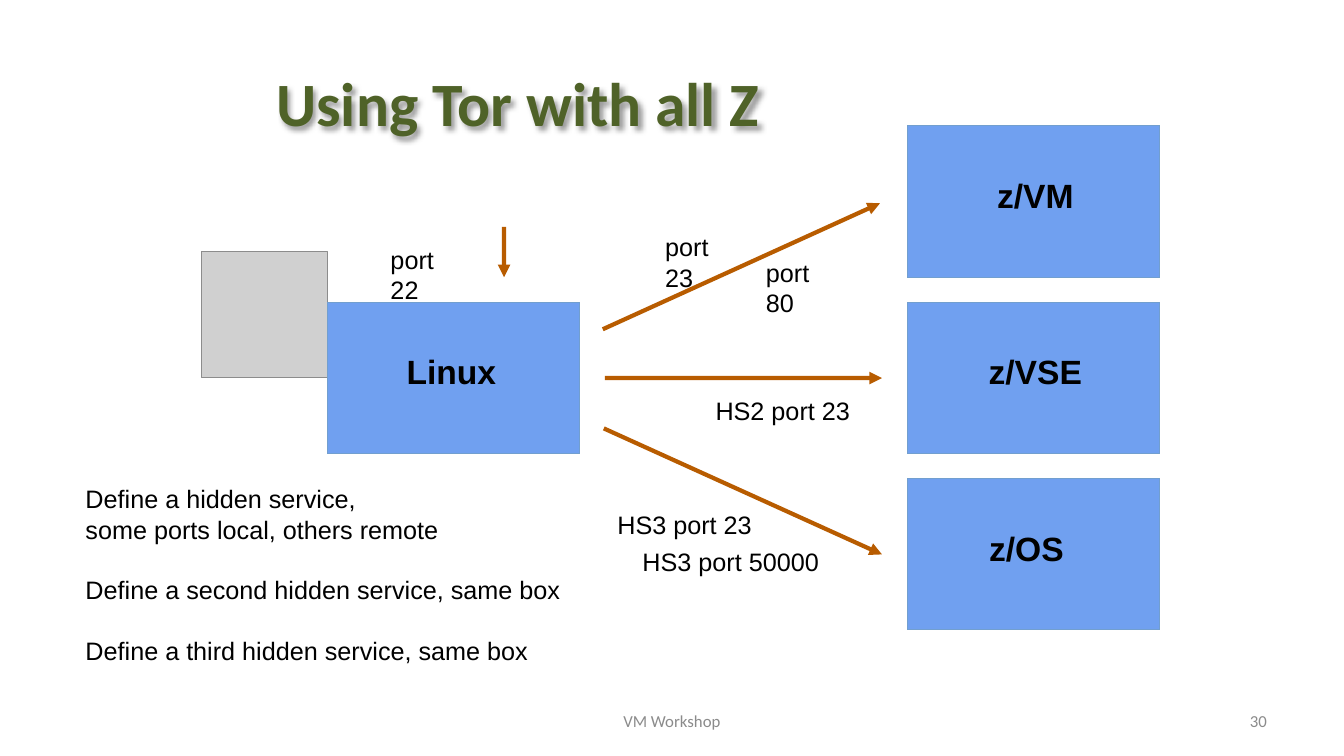
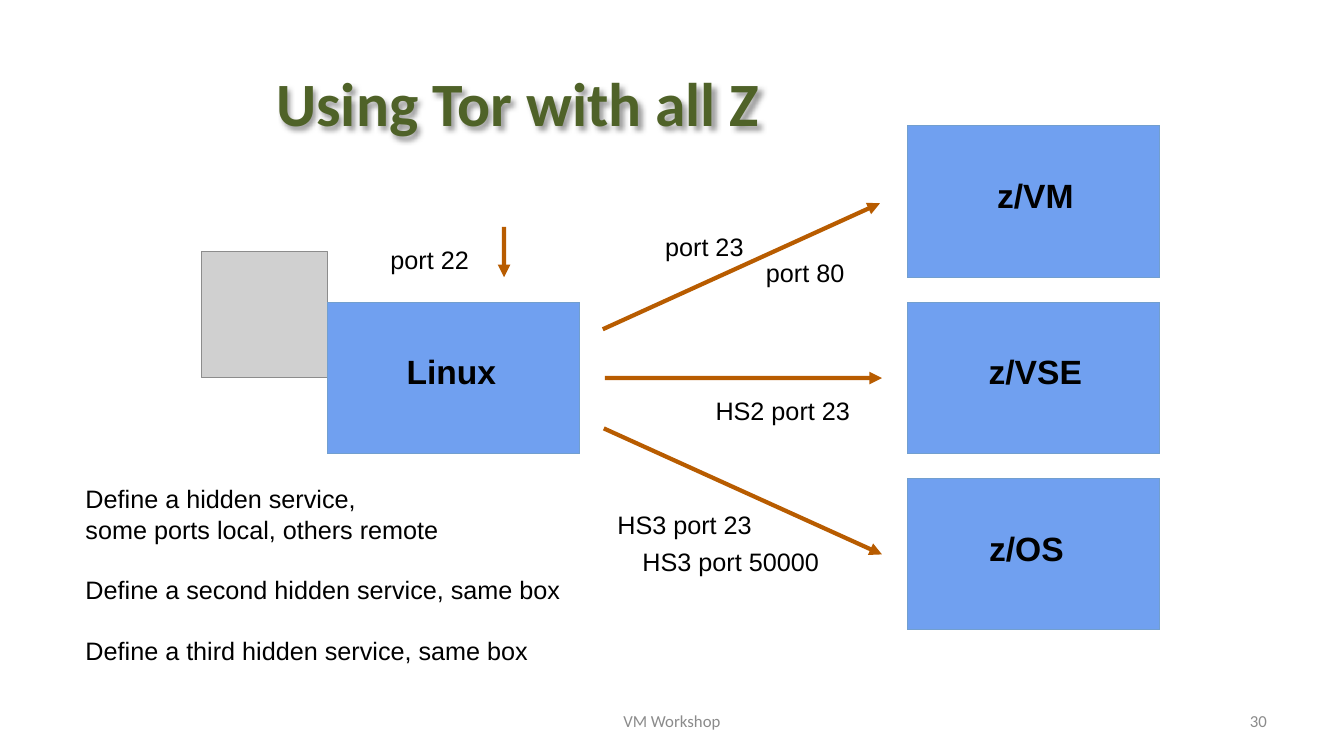
Before and after one commit to trothr/vmworkshop, a slide deck: slide 30 of 2023/presentations/torforzvm.pptx. Drawn at 1344x756 pixels with LibreOffice and Linux fonts; fonts in the diff are those of the drawing; grey boxes stand for pictures; background and template pictures are left out. Boxes give left, top, right and bottom in pixels: in the first picture for what was removed or moved away, otherwise in the second. Text is boxed around its words. In the diff, an @@ line names an element or a change of style, - is before the commit and + after.

```diff
--- a/2023/presentations/torforzvm.pptx
+++ b/2023/presentations/torforzvm.pptx
@@ text "port 22" rewrapped from <box>390,252,433,305</box> to <box>390,251,469,274</box> @@
@@ text "port 23" rewrapped from <box>665,239,708,292</box> to <box>665,238,743,262</box> @@
@@ text "port 80" rewrapped from <box>766,265,809,313</box> to <box>766,264,844,287</box> @@
```
Also in this commit, not shown: 12 other slides changed, 3 other files.
